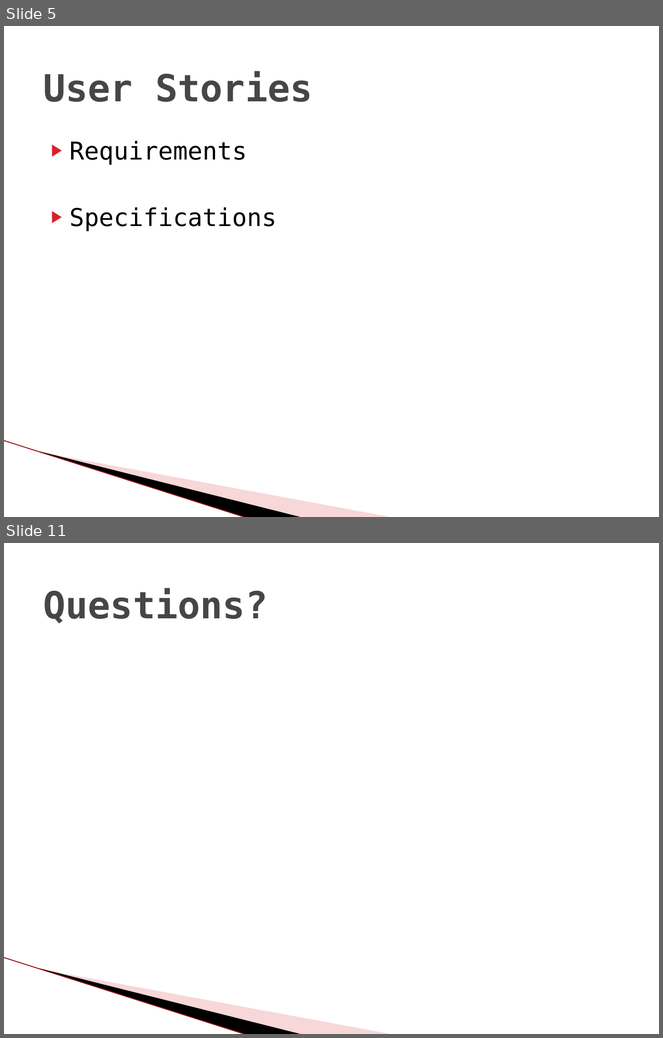
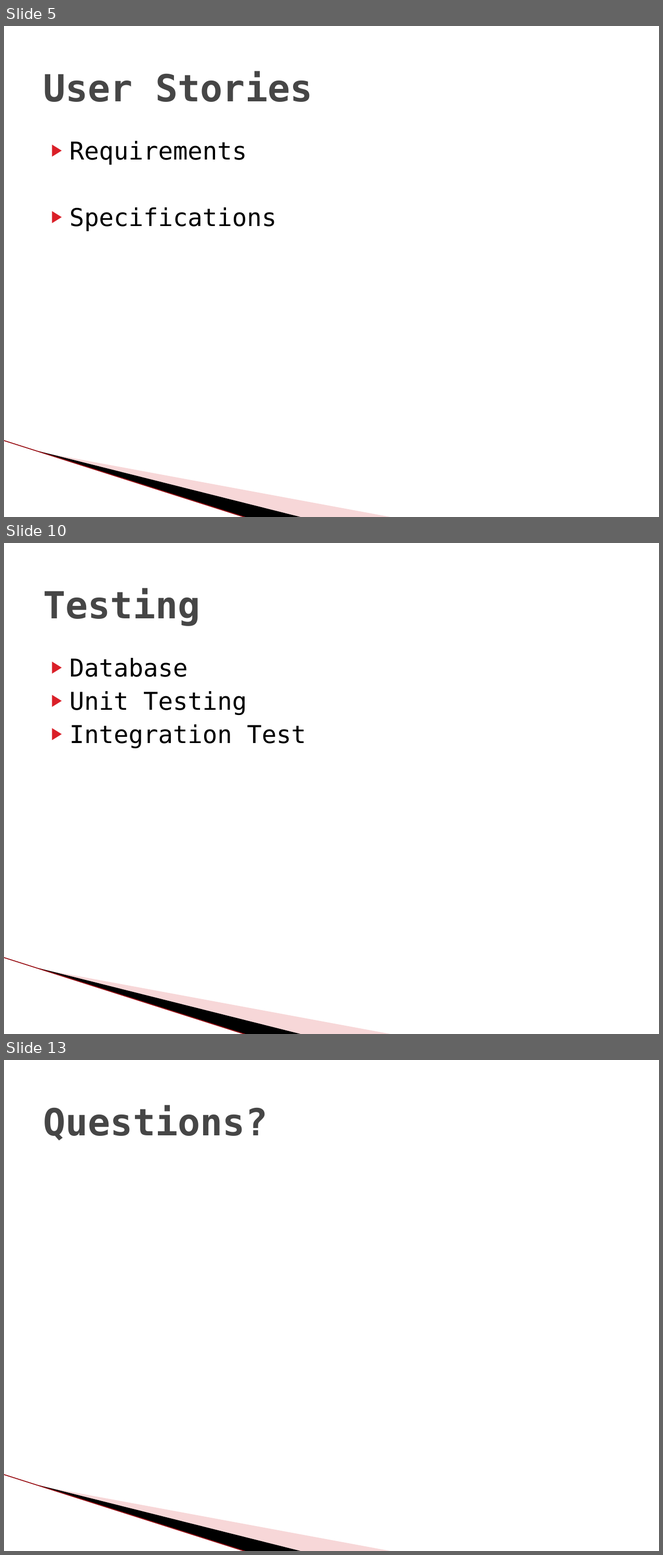
Before and after one commit to GardropFuat/VTP, a slide deck: Documents/VTP.pptx. Shown one above the other, each under a label of ours: slides 5 and 11 before the commit, slides 5, 10 and 13 after it; the slides between them are not shown. The pictures are 663x1038 and 663x1555 pixels, drawn with LibreOffice and Linux fonts; fonts in the diff are those of the drawing; background and template pictures are left out. Boxes give left, top, right and bottom in pixels: in the first picture for what was removed or moved away, otherwise in the second. Text is boxed around its words. In the diff, an @@ line names an element or a change of style, - is before the commit and + after.

```diff
--- a/Documents/VTP.pptx
+++ b/Documents/VTP.pptx
@@ slide 10 added at (4, 543, 659, 1034), background #FFFFFF; not listed: 3 template elements that a slide beside it also shows @@
@@ title added at (43, 588, 200, 626), 41 pt, text #464646, bold @@
+Testing
@@ text added at (70, 658, 306, 748), 27 pt, text #000000 @@
+▶ Database
+▶ Unit Testing
+▶ Integration Test
@@ what was slide 11 is now slide 13 @@
```
Also in this commit, not shown: 4 slides changed, 2 other slides added, 1 slide removed, 9 other files.
